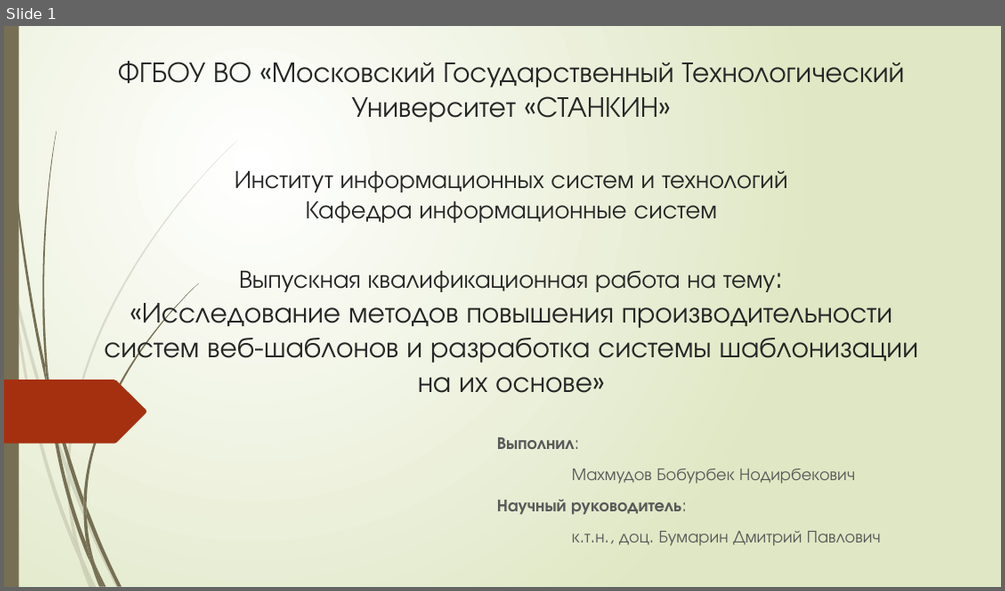
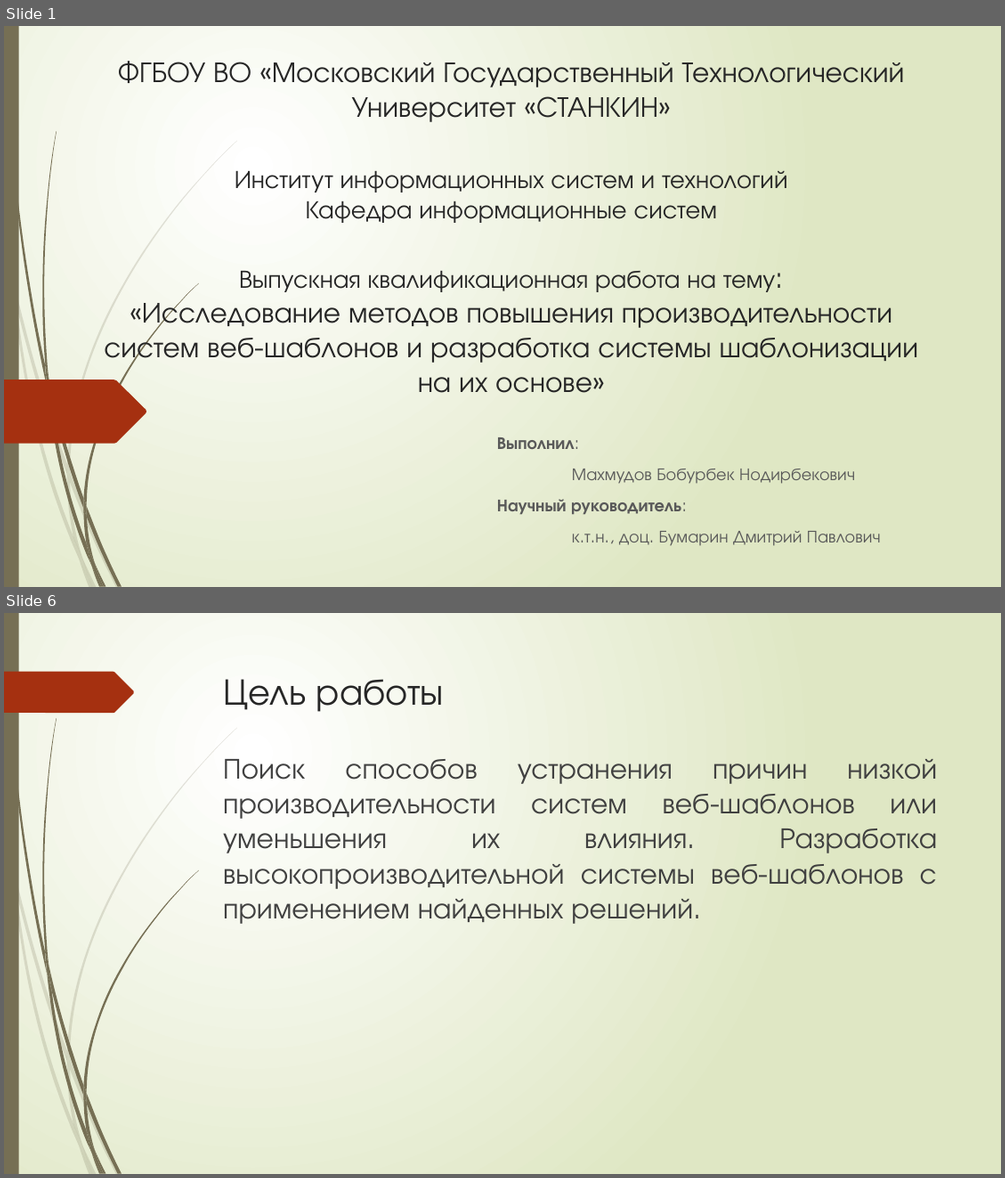
Before and after one commit to bobs4462/tachyon, a slide deck: docs/Презентация ВКР.pptx. Shown one above the other, each under a label of ours: slide 1 before the commit, slides 1 and 6 after it; the slides between them are not shown. The pictures are 1005x591 and 1005x1178 pixels, drawn with LibreOffice and Linux fonts; fonts in the diff are those of the drawing. Boxes give left, top, right and bottom in pixels: in the first picture for what was removed or moved away, otherwise in the second. Text is boxed around its words. In the diff, an @@ line names an element or a change of style, - is before the commit and + after.

```diff
--- a/docs/Презентация ВКР.pptx
+++ b/docs/Презентация ВКР.pptx
@@ slide 6 added at (4,613,1001,1174), background gradient #FFFFFF to #DFE8C4; not listed: 23 template elements that a slide beside it also shows @@
@@ freeform shape added at (4,672,134,713), fill #A53010 @@
@@ title added at (224,679,444,712), 36 pt, text #262626 @@
+Цель работы
@@ text added at (223,759,937,924), 28 pt, text #404040 @@
+Поиск способов устранения причин низкой производительности систем веб-шаблонов или уменьшения их влияния. Разработка высокопроизводительной системы веб-шаблонов с применением найденных решений.
```
Also in this commit, not shown: 9 other slides added.
